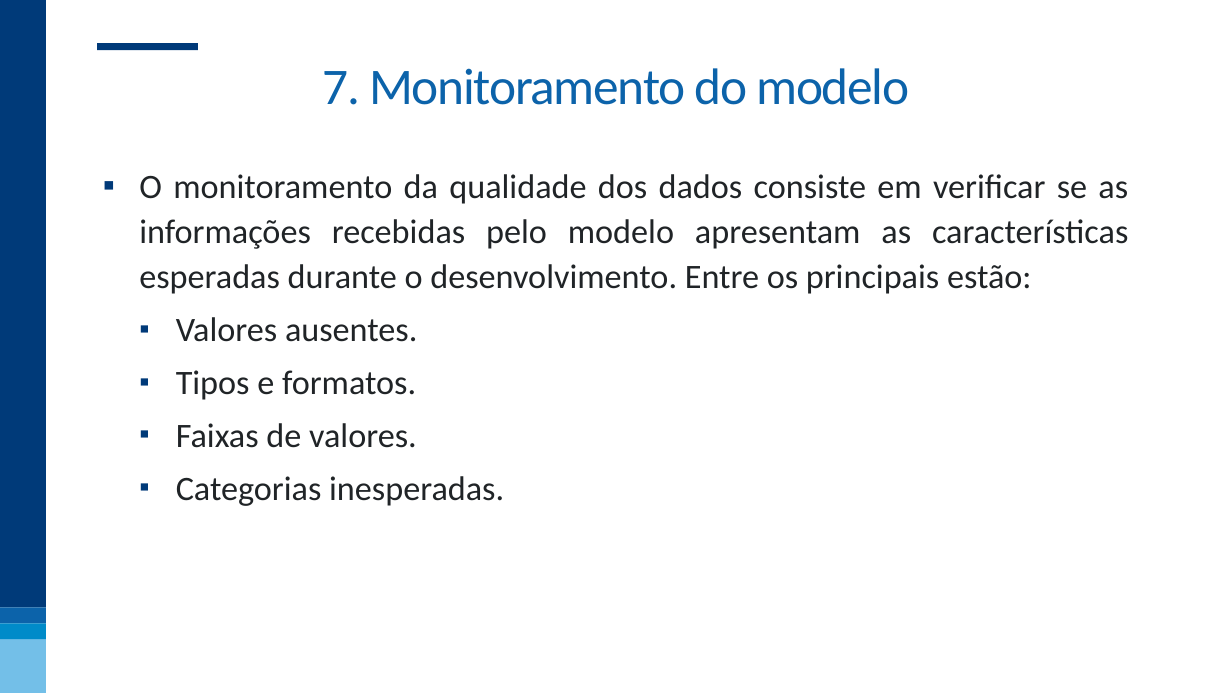
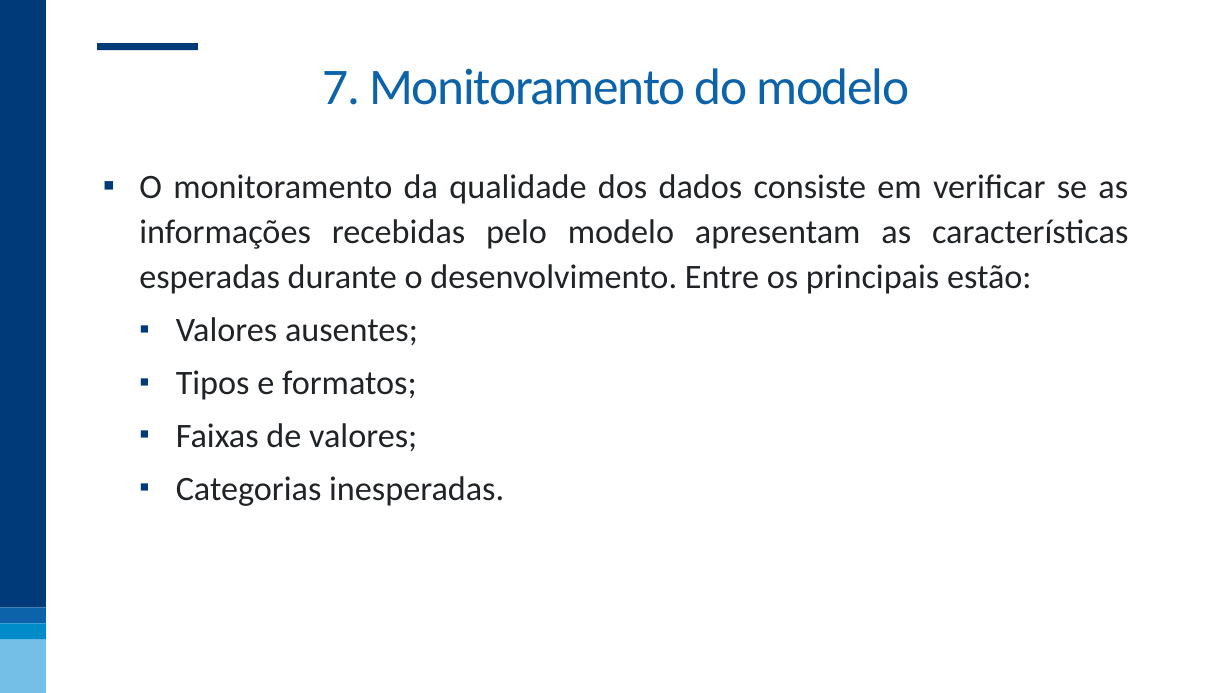
Before and after one commit to nogueira-cavalcante/fgv, a slide deck: slide 80 of MLOps e Versionamento/apresentações/MLOps e Versionamento.pptx. Drawn at 1232x693 pixels with LibreOffice and Linux fonts; fonts in the diff are those of the drawing; background and template pictures are left out. Boxes give left, top, right and bottom in pixels: in the first picture for what was removed or moved away, otherwise in the second. Text is boxed around its words. In the diff, an @@ line names an element or a change of style, - is before the commit and + after.

```diff
--- a/MLOps e Versionamento/apresentações/MLOps e Versionamento.pptx
+++ b/MLOps e Versionamento/apresentações/MLOps e Versionamento.pptx
@@ text at [176, 317, 418, 451]: text changed @@
-  ▪ Valores ausentes.
-  ▪ Tipos e formatos.
-  ▪ Faixas de valores.
+  ▪ Valores ausentes;
+  ▪ Tipos e formatos;
+  ▪ Faixas de valores;
```
Also in this commit, not shown: 13 other slides changed.
